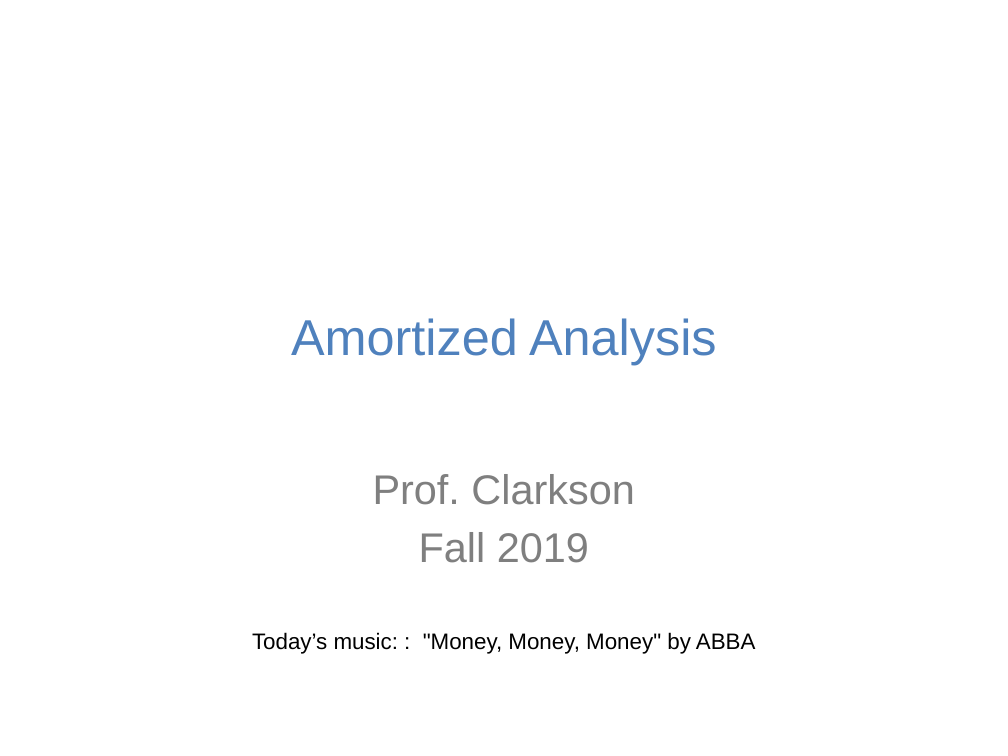
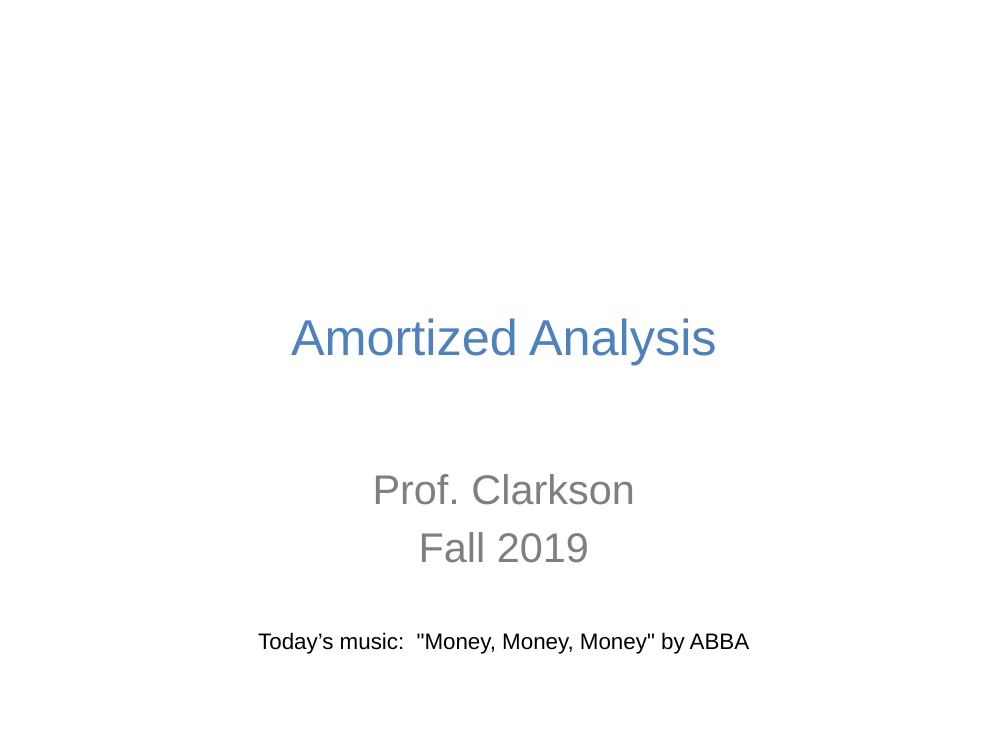
Before and after one commit to cs3110/materials-2019fa, a slide deck: slide 1 of 14-amortized/lec.pptx. Drawn at 1008x756 pixels with LibreOffice and Linux fonts; fonts in the diff are those of the drawing; background and template pictures are left out. Boxes give left, top, right and bottom in pixels: in the first picture for what was removed or moved away, otherwise in the second. Text is boxed around its words. In the diff, an @@ line names an element or a change of style, - is before the commit and + after.

Commit message:
Fix a typo

```diff
--- a/14-amortized/lec.pptx
+++ b/14-amortized/lec.pptx
@@ text at [258,632,750,654]: text changed @@
-Today’s music: : "Money, Money, Money" by ABBA
+Today’s music: "Money, Money, Money" by ABBA
```
